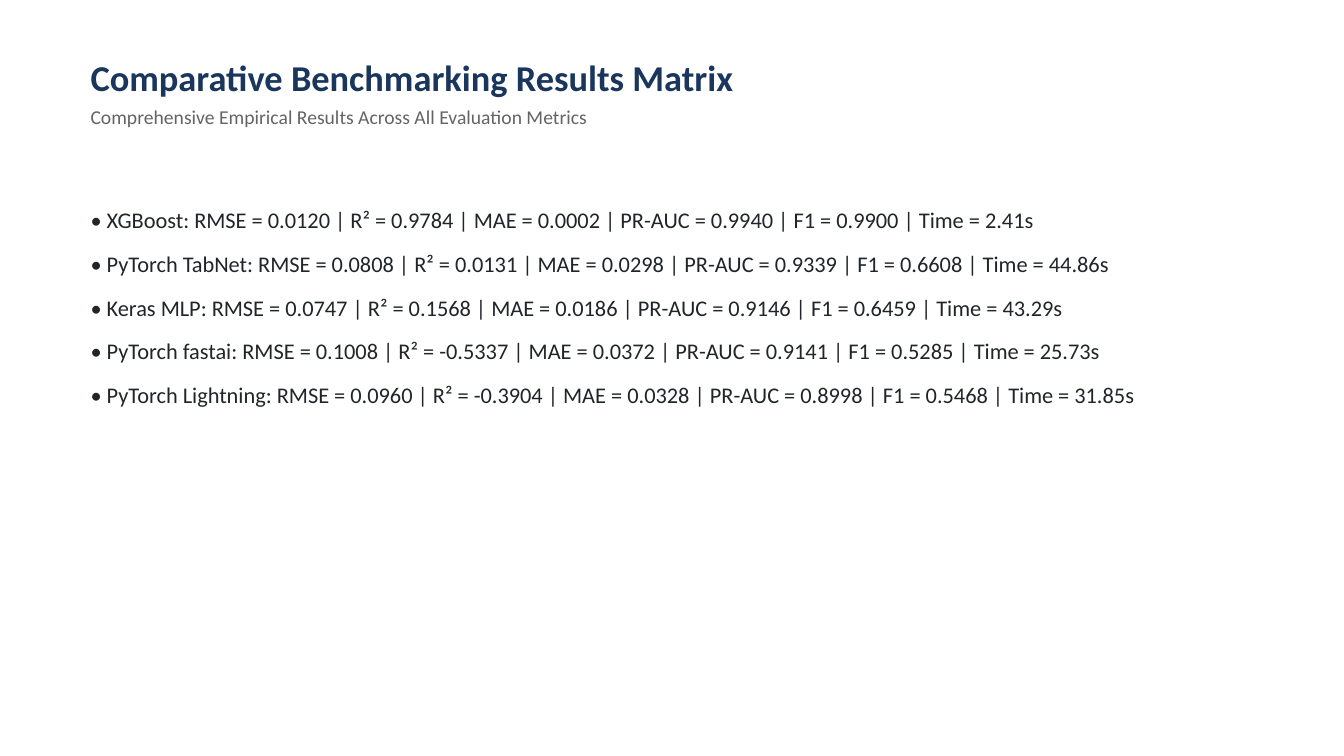
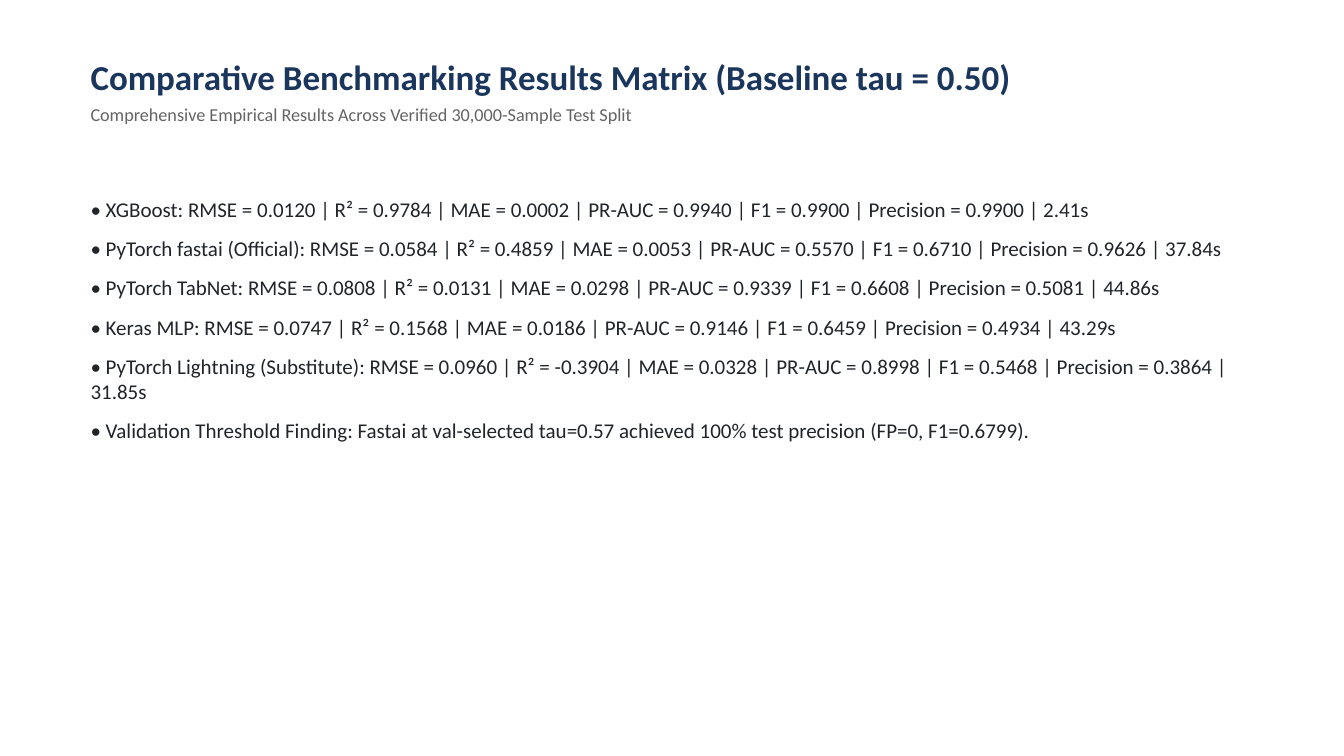
Before and after one commit to Akshayshetty742/online-payment-fraud-detection, a slide deck: slide 9 of presentation/online_payment_fraud_detection.pptx. Drawn at 1344x756 pixels with LibreOffice and Linux fonts; fonts in the diff are those of the drawing. Boxes give left, top, right and bottom in pixels: in the first picture for what was removed or moved away, otherwise in the second. Text is boxed around its words. In the diff, an @@ line names an element or a change of style, - is before the commit and + after.

Commit message:
feat: integrate official fastai, update benchmarks, reports, and presentation

```diff
--- a/presentation/online_payment_fraud_detection.pptx
+++ b/presentation/online_payment_fraud_detection.pptx
@@ text at (91,64,1010,124): text changed; size 14 to 13 pt @@
-Comparative Benchmarking Results Matrix
-Comprehensive Empirical Results Across All Evaluation Metrics
+Comparative Benchmarking Results Matrix (Baseline tau = 0.50)
+Comprehensive Empirical Results Across Verified 30,000-Sample Test Split
@@ text at (91,201,1221,442): text changed; size 16 to 15 pt @@
-• XGBoost: RMSE = 0.0120 | R² = 0.9784 | MAE = 0.0002 | PR-AUC = 0.9940 | F1 = 0.9900 | Time = 2.41s
-• PyTorch TabNet: RMSE = 0.0808 | R² = 0.0131 | MAE = 0.0298 | PR-AUC = 0.9339 | F1 = 0.6608 | Time = 44.86s
-• Keras MLP: RMSE = 0.0747 | R² = 0.1568 | MAE = 0.0186 | PR-AUC = 0.9146 | F1 = 0.6459 | Time = 43.29s
-• PyTorch fastai: RMSE = 0.1008 | R² = -0.5337 | MAE = 0.0372 | PR-AUC = 0.9141 | F1 = 0.5285 | Time = 25.73s
-• PyTorch Lightning: RMSE = 0.0960 | R² = -0.3904 | MAE = 0.0328 | PR-AUC = 0.8998 | F1 = 0.5468 | Time = 31.85s
+• XGBoost: RMSE = 0.0120 | R² = 0.9784 | MAE = 0.0002 | PR-AUC = 0.9940 | F1 = 0.9900 | Precision = 0.9900 | 2.41s
+• PyTorch fastai (Official): RMSE = 0.0584 | R² = 0.4859 | MAE = 0.0053 | PR-AUC = 0.5570 | F1 = 0.6710 | Precision = 0.9626 | 37.84s
+• PyTorch TabNet: RMSE = 0.0808 | R² = 0.0131 | MAE = 0.0298 | PR-AUC = 0.9339 | F1 = 0.6608 | Precision = 0.5081 | 44.86s
+• Keras MLP: RMSE = 0.0747 | R² = 0.1568 | MAE = 0.0186 | PR-AUC = 0.9146 | F1 = 0.6459 | Precision = 0.4934 | 43.29s
+• PyTorch Lightning (Substitute): RMSE = 0.0960 | R² = -0.3904 | MAE = 0.0328 | PR-AUC = 0.8998 | F1 = 0.5468 | Precision = 0.3864 | 31.85s
+• Validation Threshold Finding: Fastai at val-selected tau=0.57 achieved 100% test precision (FP=0, F1=0.6799).
```
Also in this commit, not shown: 10 other slides changed, 27 other files.
